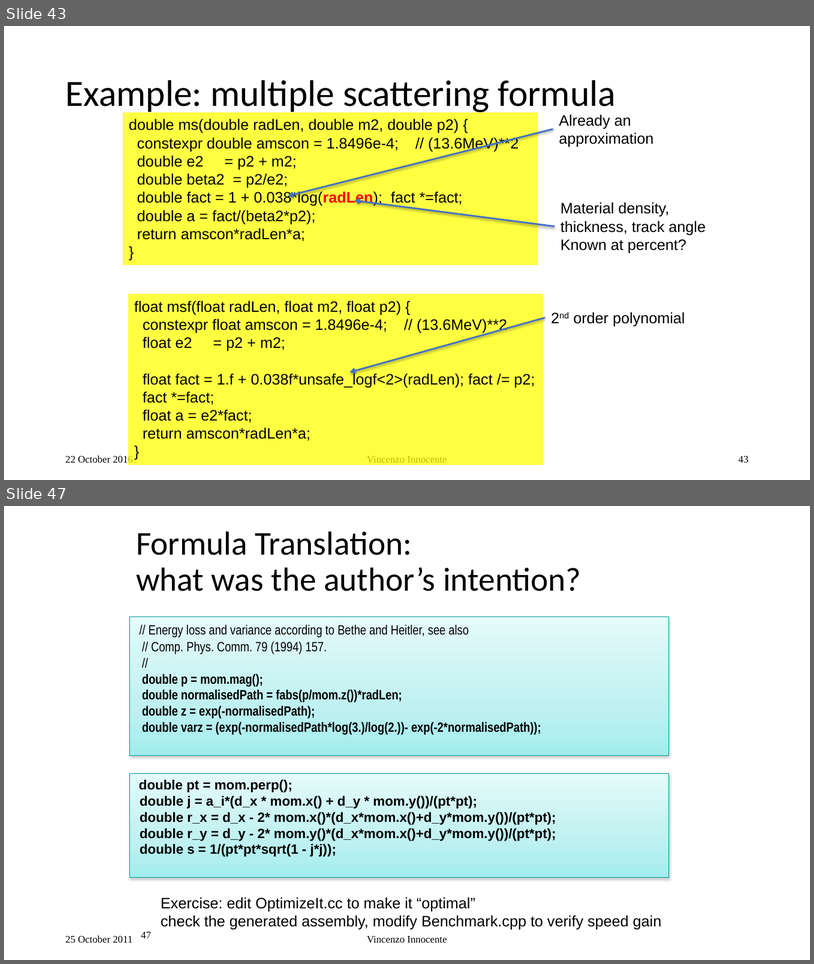
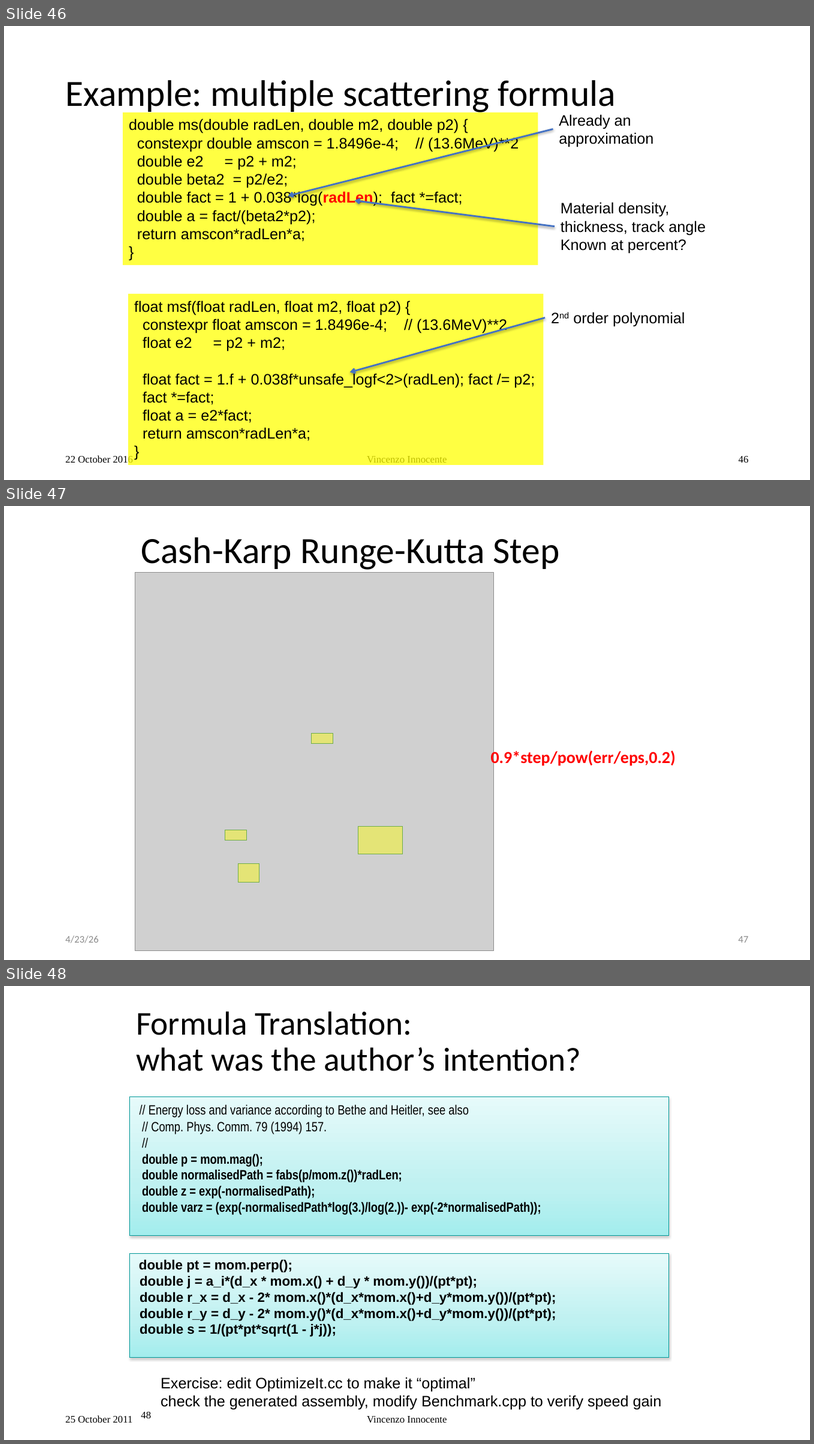
Before and after one commit to VinInn/FPCourse, a slide deck: Slides/FPforScientist.pptx. Shown one above the other, each under a label of ours: slides 43 and 47 before the commit, slides 46, 47 and 48 after it; the slides between them are not shown. The pictures are 814x964 and 814x1444 pixels, drawn with LibreOffice and Linux fonts; fonts in the diff are those of the drawing; grey boxes stand for pictures. Boxes give left, top, right and bottom in pixels: in the first picture for what was removed or moved away, otherwise in the second. Text is boxed around its words. In the diff, an @@ line names an element or a change of style, - is before the commit and + after.

```diff
--- a/Slides/FPforScientist.pptx
+++ b/Slides/FPforScientist.pptx
@@ slide 47 added at (4, 506, 810, 960), background #FFFFFF @@
@@ title added at (141, 537, 560, 570), 44 pt, text #000000 @@
+Cash-Karp Runge-Kutta Step
@@ picture added at (135, 573, 495, 951) @@
@@ rectangle added at (311, 733, 333, 743), fill #FFFF00 at 43% opacity, outline #70AD47 0.5 pt @@
@@ text added at (491, 748, 676, 766), 20 pt, text #FF0000, bold @@
+0.9*step/pow(err/eps,0.2)
@@ rectangle added at (225, 829, 247, 840), fill #FFFF00 at 43% opacity, outline #70AD47 0.5 pt @@
@@ rectangle added at (359, 826, 403, 854), fill #FFFF00 at 43% opacity, outline #70AD47 0.5 pt @@
@@ rectangle added at (239, 863, 259, 882), fill #FFFF00 at 43% opacity, outline #70AD47 0.5 pt @@
@@ text added at (65, 935, 98, 943), 12 pt, text #8C8C8C @@
+4/23/26
@@ page number added at (738, 936, 749, 942), 12 pt, text #8C8C8C @@
+47
@@ what was slide 43 is now slide 46 @@
@@ page number at (739, 456, 749, 462): text changed @@
-43
+46
@@ what was slide 47 is now slide 48 @@
@@ page number at (141, 1411, 151, 1418): text changed @@
-47
+48
```
Also in this commit, not shown: 1 slide changed, 1 other slide added.
